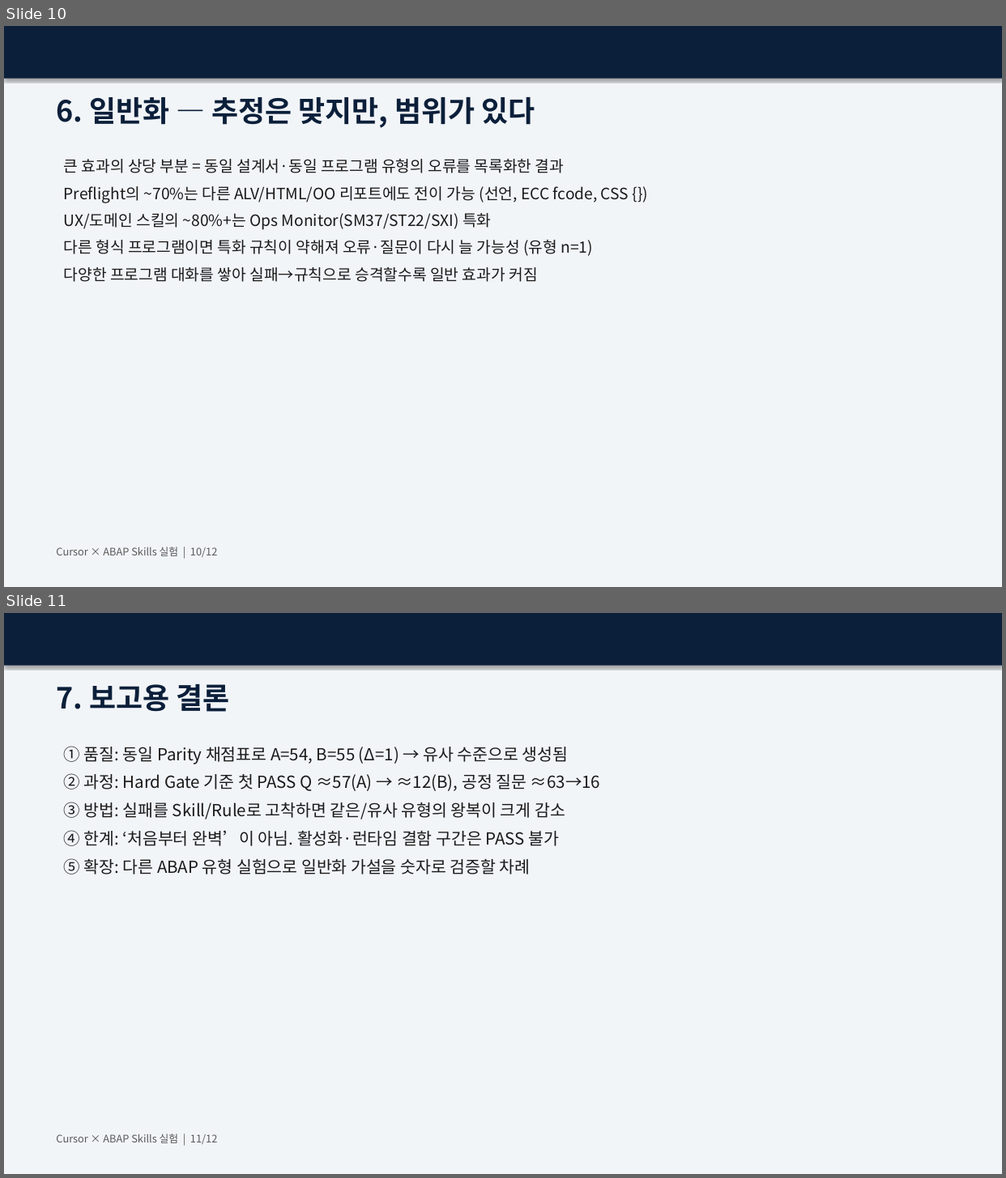
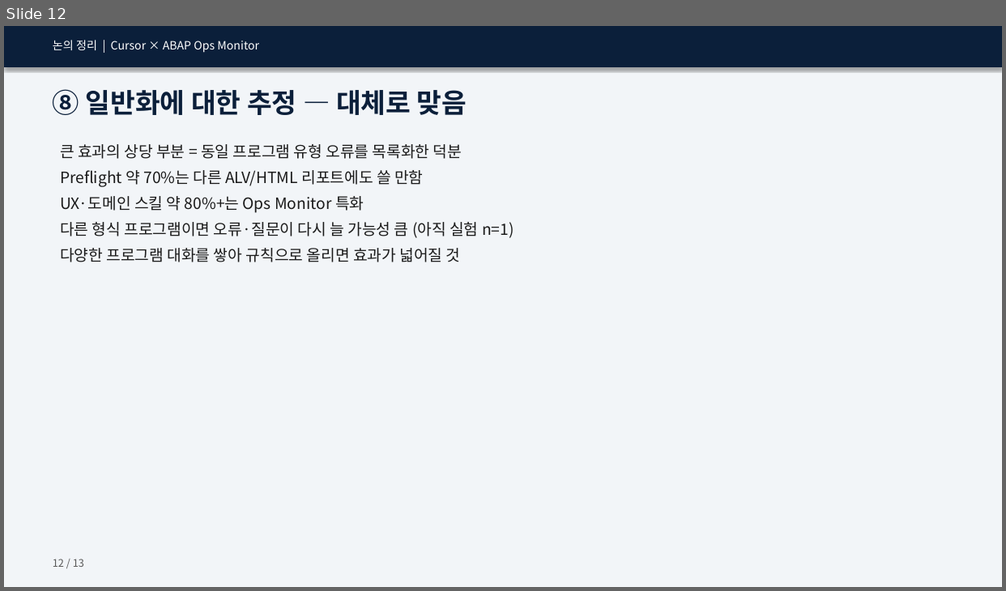
Before and after one commit to hyosungitx00/AI, a slide deck: docs/report/Cursor_ABAP_Skills_Parity_발표자료.pptx. Shown one above the other, each under a label of ours: slides 10 and 11 before the commit, slide 12 after it. The pictures are 1006x1178 and 1006x591 pixels, drawn with LibreOffice and Linux fonts; fonts in the diff are those of the drawing. Boxes give left, top, right and bottom in pixels: in the first picture for what was removed or moved away, otherwise in the second. Text is boxed around its words. In the diff, an @@ line names an element or a change of style, - is before the commit and + after.

```diff
--- a/docs/report/Cursor_ABAP_Skills_Parity_발표자료.pptx
+++ b/docs/report/Cursor_ABAP_Skills_Parity_발표자료.pptx
@@ slide 11 removed at <box>4,613,1002,1174</box>, background #FFFFFF @@
@@ rectangle removed at <box>4,613,1002,1174</box> @@
@@ rectangle removed at <box>4,613,1002,666</box> @@
@@ text removed at <box>56,684,230,712</box> @@
-7. 보고용 결론
@@ text removed at <box>64,746,600,875</box> @@
-① 품질: 동일 Parity 채점표로 A=54, B=55 (Δ=1) → 유사 수준으로 생성됨
-② 과정: Hard Gate 기준 첫 PASS Q ≈57(A) → ≈12(B), 공정 질문 ≈63→16
-③ 방법: 실패를 Skill/Rule로 고착하면 같은/유사 유형의 왕복이 크게 감소
-④ 한계: ‘처음부터 완벽’이 아님. 활성화·런타임 결함 구간은 PASS 불가
-⑤ 확장: 다른 ABAP 유형 실험으로 일반화 가설을 숫자로 검증할 차례
@@ text removed at <box>56,1134,217,1144</box> @@
-Cursor × ABAP Skills 실험 | 11/12
@@ what was slide 10 is now slide 12 @@
@@ slide 12 changed as well @@
@@ rectangle: place and size @@
-rectangle at <box>4,26,1002,79</box>
+rectangle at <box>4,26,1002,67</box>
@@ text added at <box>53,40,259,53</box>, 11 pt, text #FFFFFF @@
+논의 정리 | Cursor × ABAP Ops Monitor
@@ text at <box>53,89,467,115</box>: text changed; size 28 to 26 pt @@
-6. 일반화 — 추정은 맞지만, 범위가 있다
+⑧ 일반화에 대한 추정 — 대체로 맞음
@@ text at <box>60,144,514,263</box>: text changed @@
-큰 효과의 상당 부분 = 동일 설계서·동일 프로그램 유형의 오류를 목록화한 결과
-Preflight의 ~70%는 다른 ALV/HTML/OO 리포트에도 전이 가능 (선언, ECC fcode, CSS {})
-UX/도메인 스킬의 ~80%+는 Ops Monitor(SM37/ST22/SXI) 특화
-다른 형식 프로그램이면 특화 규칙이 약해져 오류·질문이 다시 늘 가능성 (유형 n=1)
-다양한 프로그램 대화를 쌓아 실패→규칙으로 승격할수록 일반 효과가 커짐
+큰 효과의 상당 부분 = 동일 프로그램 유형 오류를 목록화한 덕분
+Preflight 약 70%는 다른 ALV/HTML 리포트에도 쓸 만함
+UX·도메인 스킬 약 80%+는 Ops Monitor 특화
+다른 형식 프로그램이면 오류·질문이 다시 늘 가능성 큼 (아직 실험 n=1)
+다양한 프로그램 대화를 쌓아 규칙으로 올리면 효과가 넓어질 것
@@ text at <box>53,559,84,567</box>: text changed @@
-Cursor × ABAP Skills 실험 | 10/12
+12 / 13
```
Also in this commit, not shown: 1 other slide changed, 11 slides added, 9 other slides removed, 2 other files.
